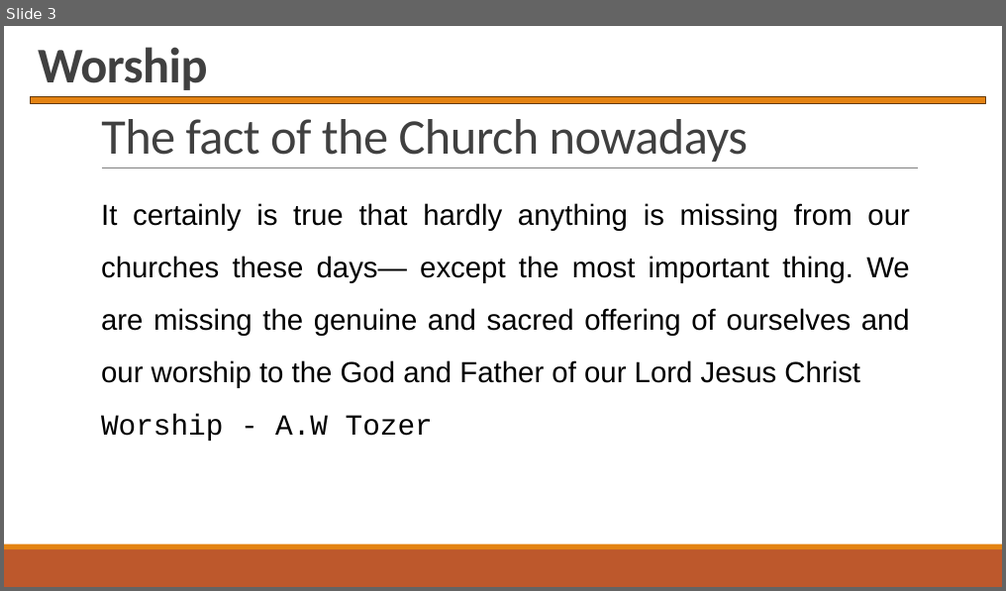
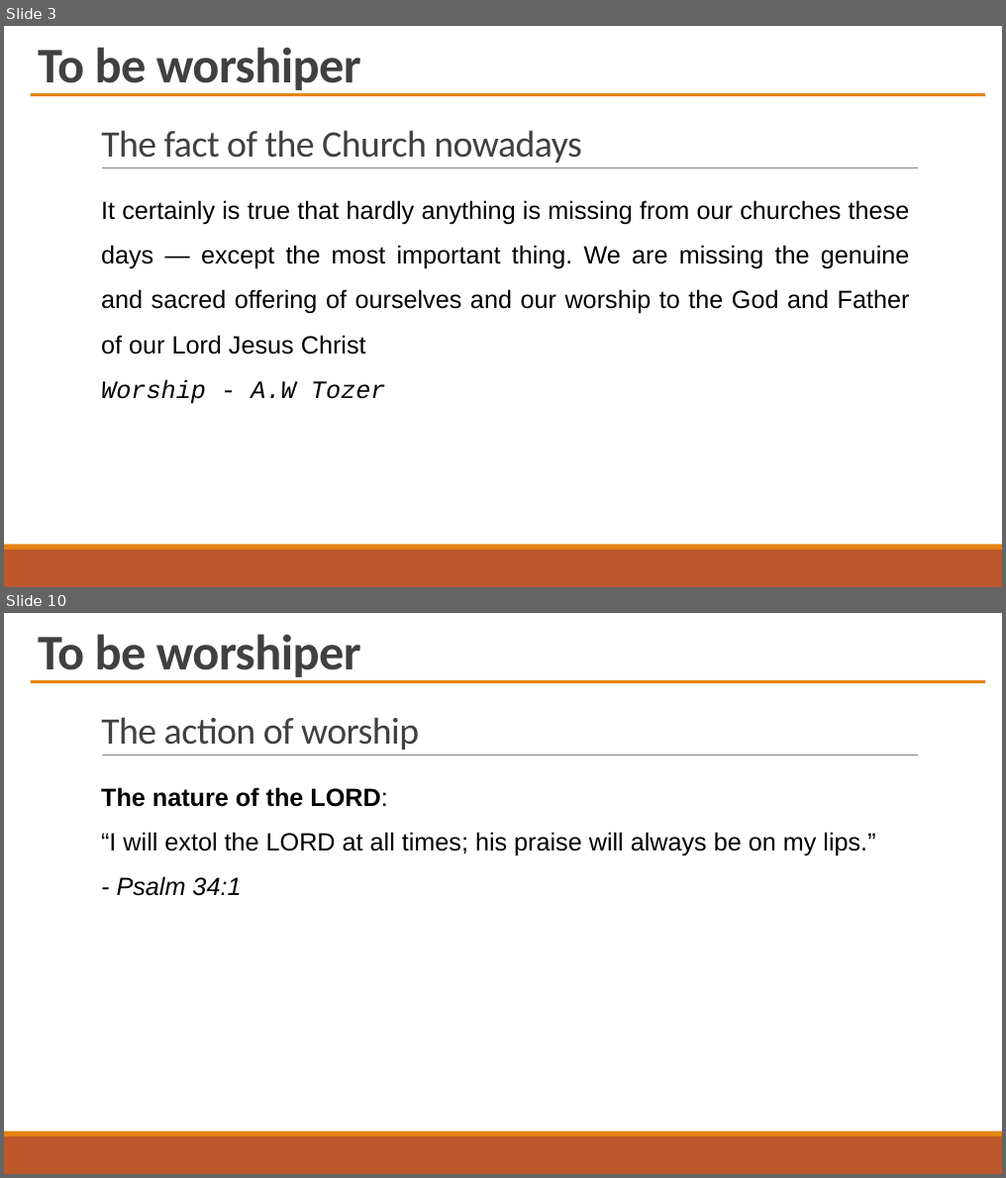
Before and after one commit to PhanNgocTrieu/SWPCT, a slide deck: Worship_Ref.pptx. Shown one above the other, each under a label of ours: slide 3 before the commit, slides 3 and 10 after it; the slides between them are not shown. The pictures are 1006x591 and 1006x1178 pixels, drawn with LibreOffice and Linux fonts; fonts in the diff are those of the drawing. Boxes give left, top, right and bottom in pixels: in the first picture for what was removed or moved away, otherwise in the second. Text is boxed around its words. In the diff, an @@ line names an element or a change of style, - is before the commit and + after.

```diff
--- a/Worship_Ref.pptx
+++ b/Worship_Ref.pptx
@@ slide 10 added at (4, 613, 1002, 1174), background #FFFFFF; not listed: 3 template elements that a slide beside it also shows @@
@@ text added at (38, 634, 361, 681), 48 pt, text #404040, bold @@
+To be worshiper
@@ rectangle added at (30, 680, 985, 683), fill #E48312 @@
@@ title added at (101, 717, 419, 750), 36 pt, text #404040 @@
+The action of worship
@@ text added at (101, 787, 875, 896), 24 pt, text #000000 @@
+The nature of the LORD:
+“I will extol the LORD at all times; his praise will always be on my lips.”
+- Psalm 34:1
@@ slide 3 changed as well @@
@@ text at (38, 47, 361, 94): text changed @@
-Worship
+To be worshiper
@@ rectangle: place and size @@
-rectangle at (30, 97, 985, 104)
+rectangle at (30, 93, 985, 96)
@@ rectangle at (30, 93, 985, 96): outline #643908 1.25 pt to none @@
@@ title "The fact of the Church ..." at (101, 130, 581, 163): size 48 to 36 pt @@
@@ text at (101, 200, 910, 355): text changed; size 28 to 24 pt @@
-It certainly is true that hardly anything is missing from our churches these days— except the most important thing. We are missing the genuine and sacred offering of ourselves and our worship to the God and Father of our Lord Jesus Christ
+It certainly is true that hardly anything is missing from our churches these days — except the most important thing. We are missing the genuine and sacred offering of ourselves and our worship to the God and Father of our Lord Jesus Christ
@@ text at (101, 380, 386, 404): size 28 to 24 pt, italic on in "Worship - A.W Tozer" @@
```
Also in this commit, not shown: 2 other slides changed, 11 other slides added, 1 other file.
